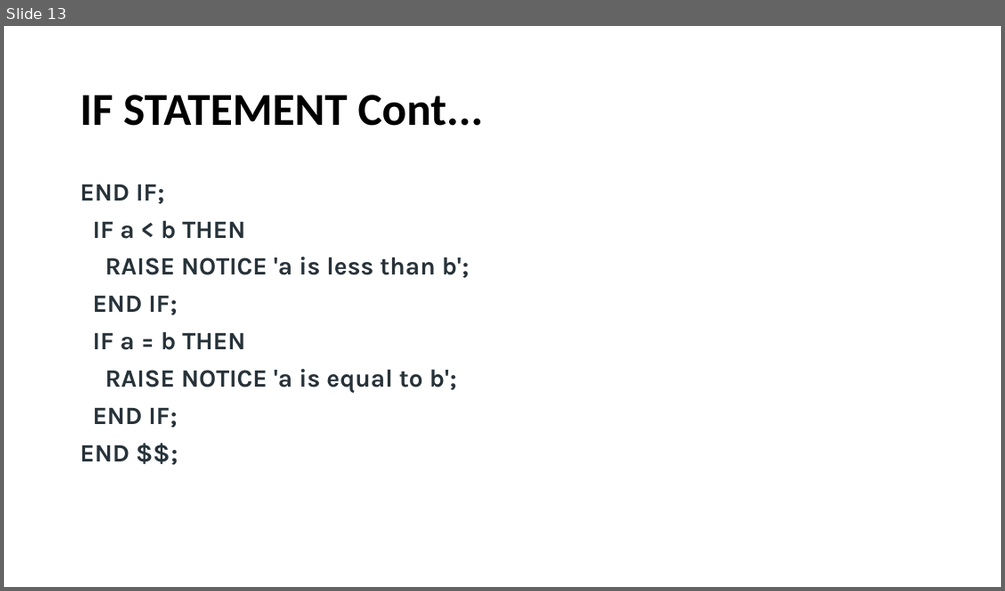
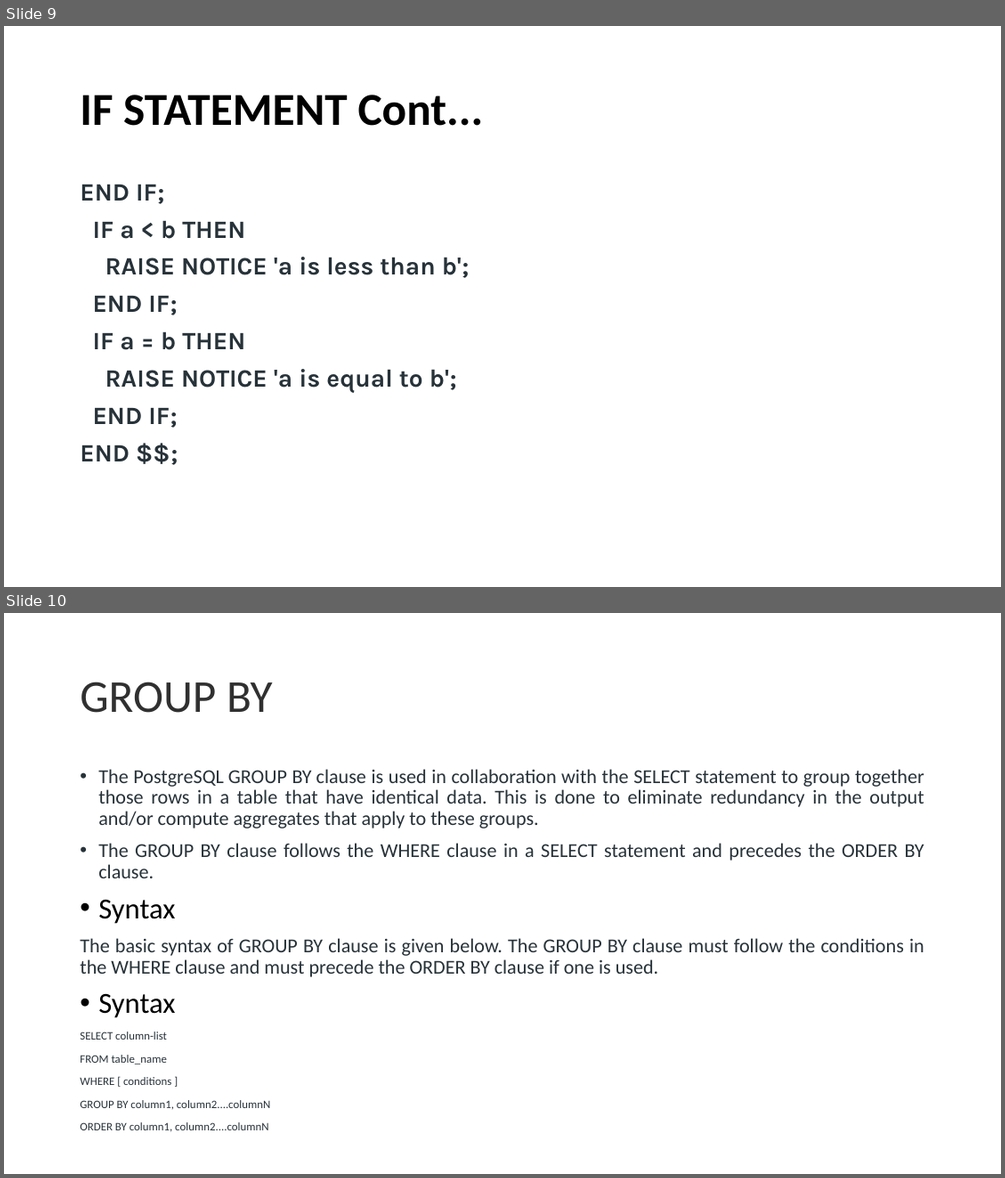
Before and after one commit to spoorthiempowher/Empowher-Curriculum-new, a slide deck: Postgres/postgress_session 3.pptx. Shown one above the other, each under a label of ours: slide 13 before the commit, slides 9 and 10 after it. The pictures are 1005x591 and 1005x1178 pixels, drawn with LibreOffice and Linux fonts; fonts in the diff are those of the drawing. Boxes give left, top, right and bottom in pixels: in the first picture for what was removed or moved away, otherwise in the second. Text is boxed around its words. In the diff, an @@ line names an element or a change of style, - is before the commit and + after.

Commit message:
Adding Postgress material

```diff
--- a/Postgres/postgress_session 3.pptx
+++ b/Postgres/postgress_session 3.pptx
@@ slide 10 added at [4,613,1001,1174], background #FFFFFF @@
@@ title added at [80,682,273,713], 44 pt, text #303030 @@
+GROUP BY
@@ text added at [80,769,924,1132], 19 pt, text #273239 @@
+• The PostgreSQL GROUP BY clause is used in collaboration with the SELECT statement to group together those rows in a table that have identical data. This is done to eliminate redundancy in the output and/or compute aggregates that apply to these groups.
+• The GROUP BY clause follows the WHERE clause in a SELECT statement and precedes the ORDER BY clause.
+• Syntax
+The basic syntax of GROUP BY clause is given below. The GROUP BY clause must follow the conditions in the WHERE clause and must precede the ORDER BY clause if one is used.
+• Syntax
+SELECT column-list
+FROM table_name
+WHERE [ conditions ]
+GROUP BY column1, column2....columnN
+ORDER BY column1, column2....columnN
@@ what was slide 13 is now slide 9 @@
```
Also in this commit, not shown: 2 slides changed, 3 other slides added, 3 slides removed.
